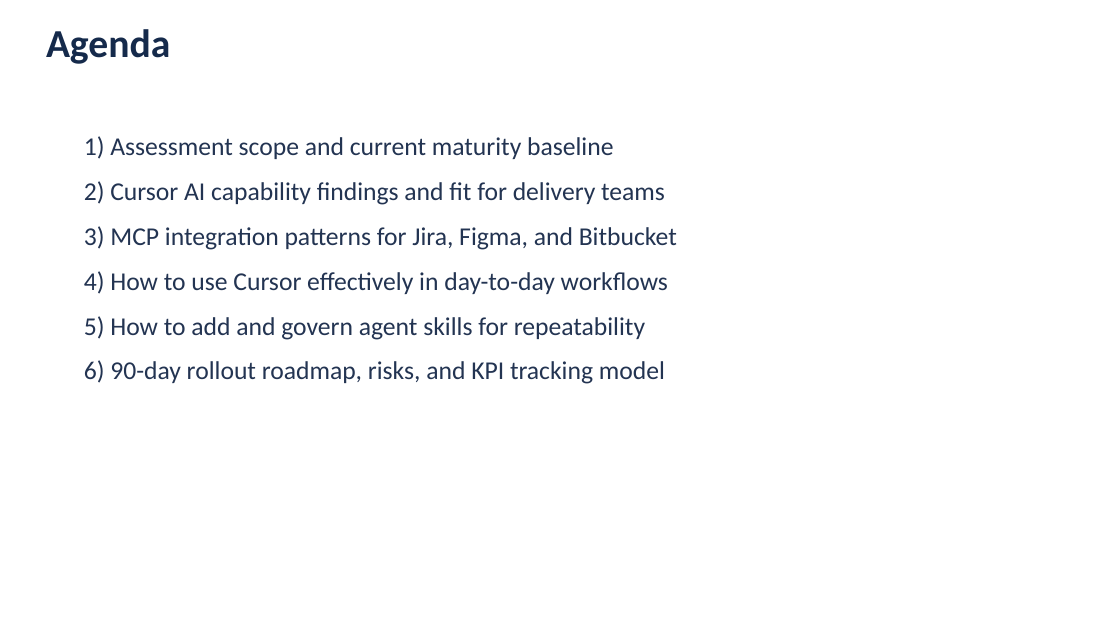
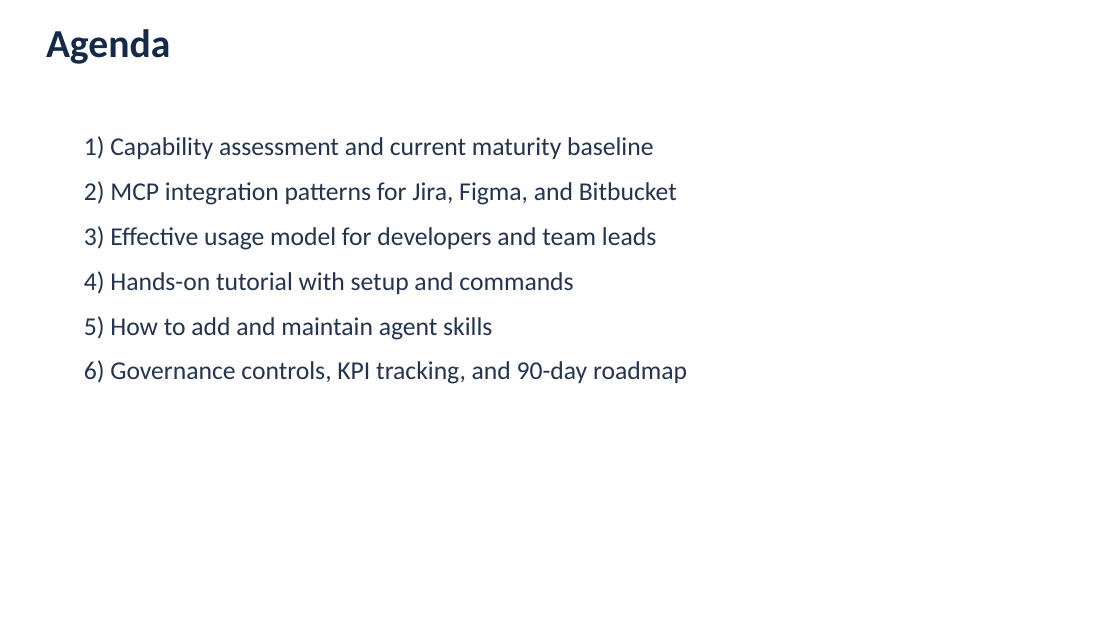
Before and after one commit to hassanahmedfoodservicesdirectunilever/cursor, a slide deck: slide 2 of Solution_Assessment_Cursor_AI_Capabilities_Integration_Review.pptx. Drawn at 1120x630 pixels with LibreOffice and Linux fonts; fonts in the diff are those of the drawing. Boxes give left, top, right and bottom in pixels: in the first picture for what was removed or moved away, otherwise in the second. Text is boxed around its words. In the diff, an @@ line names an element or a change of style, - is before the commit and + after.

```diff
--- a/Solution_Assessment_Cursor_AI_Capabilities_Integration_Review.pptx
+++ b/Solution_Assessment_Cursor_AI_Capabilities_Integration_Review.pptx
@@ text at box(84, 136, 687, 384): text changed @@
-1) Assessment scope and current maturity baseline
-2) Cursor AI capability findings and fit for delivery teams
-3) MCP integration patterns for Jira, Figma, and Bitbucket
-4) How to use Cursor effectively in day-to-day workflows
-5) How to add and govern agent skills for repeatability
-6) 90-day rollout roadmap, risks, and KPI tracking model
+1) Capability assessment and current maturity baseline
+2) MCP integration patterns for Jira, Figma, and Bitbucket
+3) Effective usage model for developers and team leads
+4) Hands-on tutorial with setup and commands
+5) How to add and maintain agent skills
+6) Governance controls, KPI tracking, and 90-day roadmap
```
Also in this commit, not shown: 11 other slides changed, 8 slides added, 13 other files.
